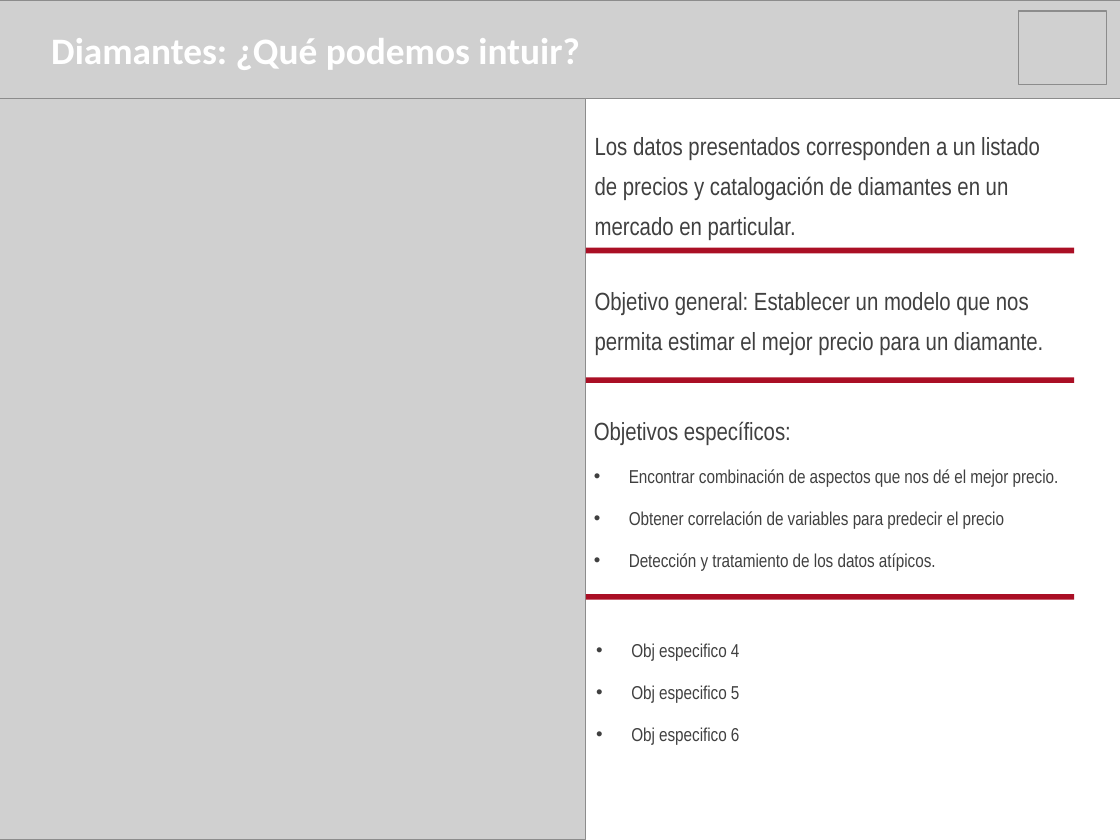
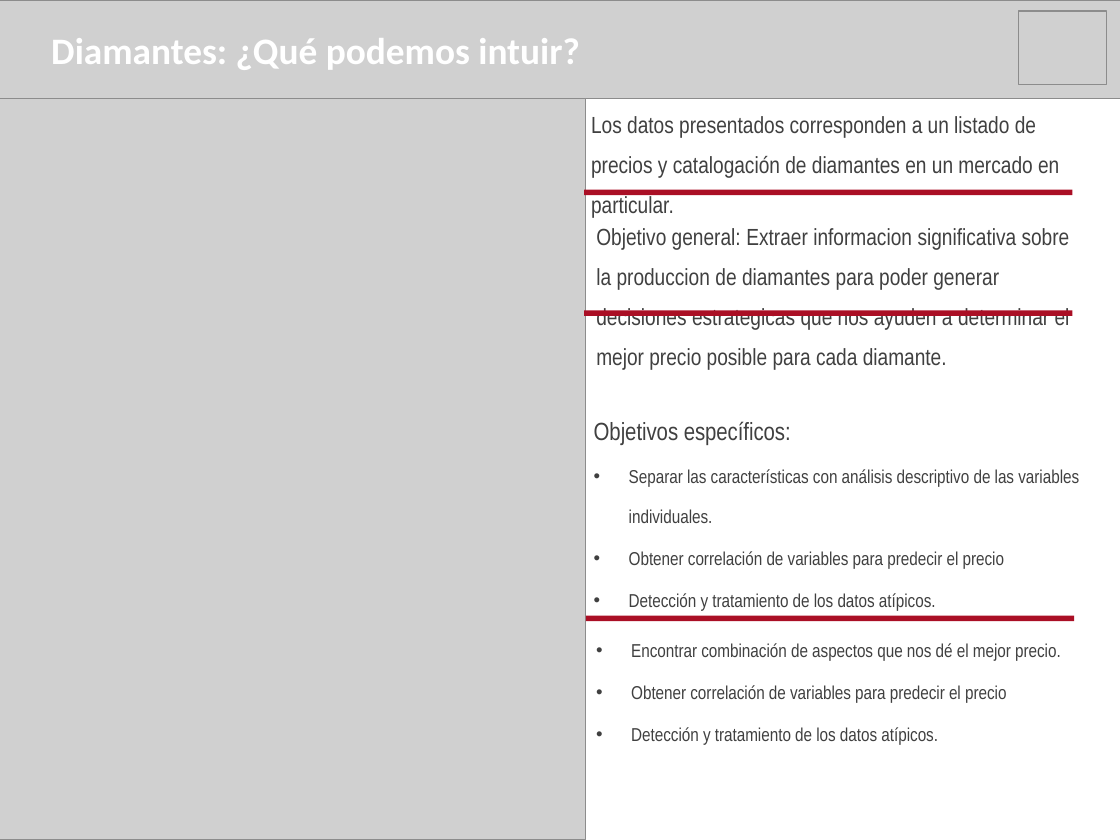
Before and after one commit to IgnGGA/grupo9, a slide deck: slide 5 of presentacionMineriaDeDatos.pptx (slide 6 before the commit). Drawn at 1120x840 pixels with LibreOffice and Linux fonts; fonts in the diff are those of the drawing; grey boxes stand for pictures. Boxes give left, top, right and bottom in pixels: in the first picture for what was removed or moved away, otherwise in the second. Text is boxed around its words. In the diff, an @@ line names an element or a change of style, - is before the commit and + after.

```diff
--- a/presentacionMineriaDeDatos.pptx
+++ b/presentacionMineriaDeDatos.pptx
@@ text "Los datos presentados corresponden a ..." moved from (x1=595, y1=137, x2=1040, y2=240) to (x1=591, y1=116, x2=1059, y2=218) @@
@@ text "Los datos presentados corresponden a ..." at (x1=591, y1=116, x2=1059, y2=218): size 16 to 15 pt @@
@@ rectangle moved from (x1=586, y1=248, x2=1074, y2=253) to (x1=584, y1=189, x2=1072, y2=195) @@
@@ text at (x1=596, y1=228, x2=1070, y2=370): text changed; size 16 to 15 pt @@
-Objetivo general: Establecer un modelo que nos permita estimar el mejor precio para un diamante.
+Objetivo general: Extraer informacion significativa sobre la produccion de diamantes para poder generar decisiones estrategicas que nos ayuden a determinar el mejor precio posible para cada diamante.
@@ rectangle moved from (x1=586, y1=377, x2=1074, y2=383) to (x1=584, y1=310, x2=1072, y2=316) @@
@@ text at (x1=629, y1=469, x2=1079, y2=523): text changed @@
-• Encontrar combinación de aspectos que nos dé el mejor precio.
+• Separar las características con análisis descriptivo de las variables individuales.
@@ rectangle moved from (x1=586, y1=594, x2=1074, y2=599) to (x1=586, y1=616, x2=1074, y2=622) @@
@@ text at (x1=631, y1=643, x2=1061, y2=745): text changed @@
-• Obj especifico 4
-• Obj especifico 5
-• Obj especifico 6
+• Encontrar combinación de aspectos que nos dé el mejor precio.
+• Obtener correlación de variables para predecir el precio
+• Detección y tratamiento de los datos atípicos.
```
Also in this commit, not shown: 1 other slide changed, 1 slide removed, 1 other file.
